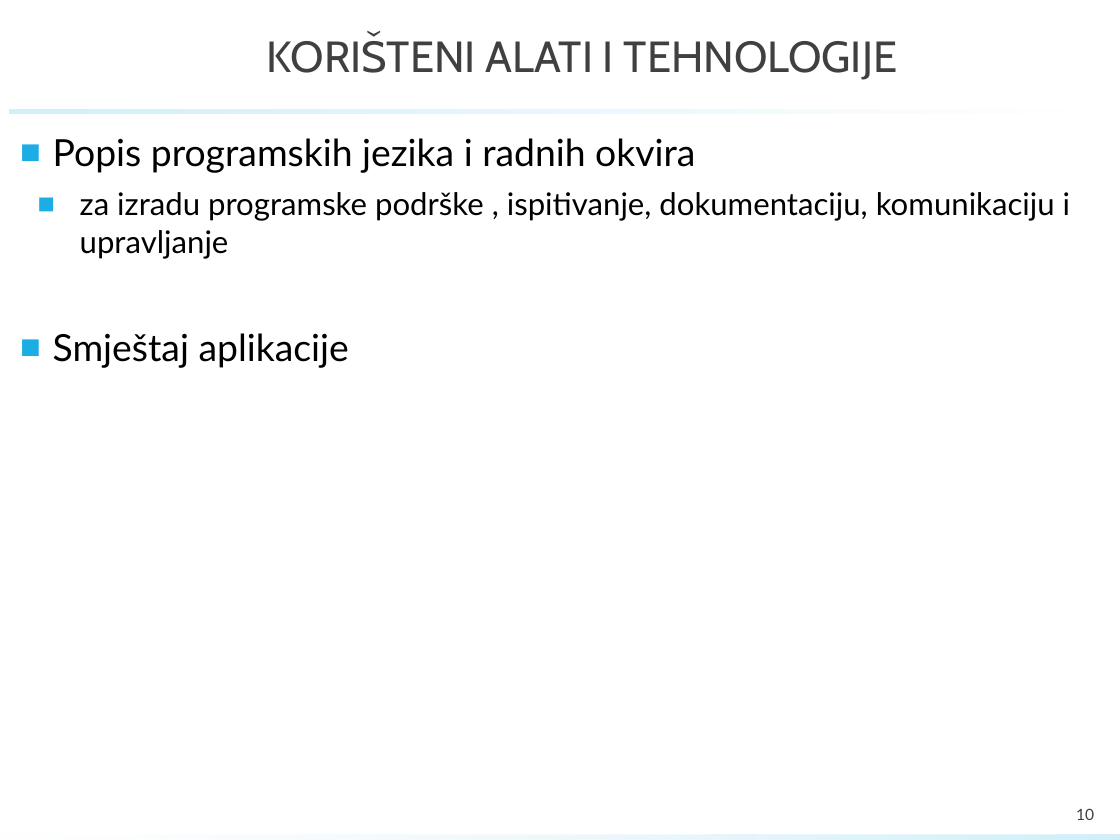
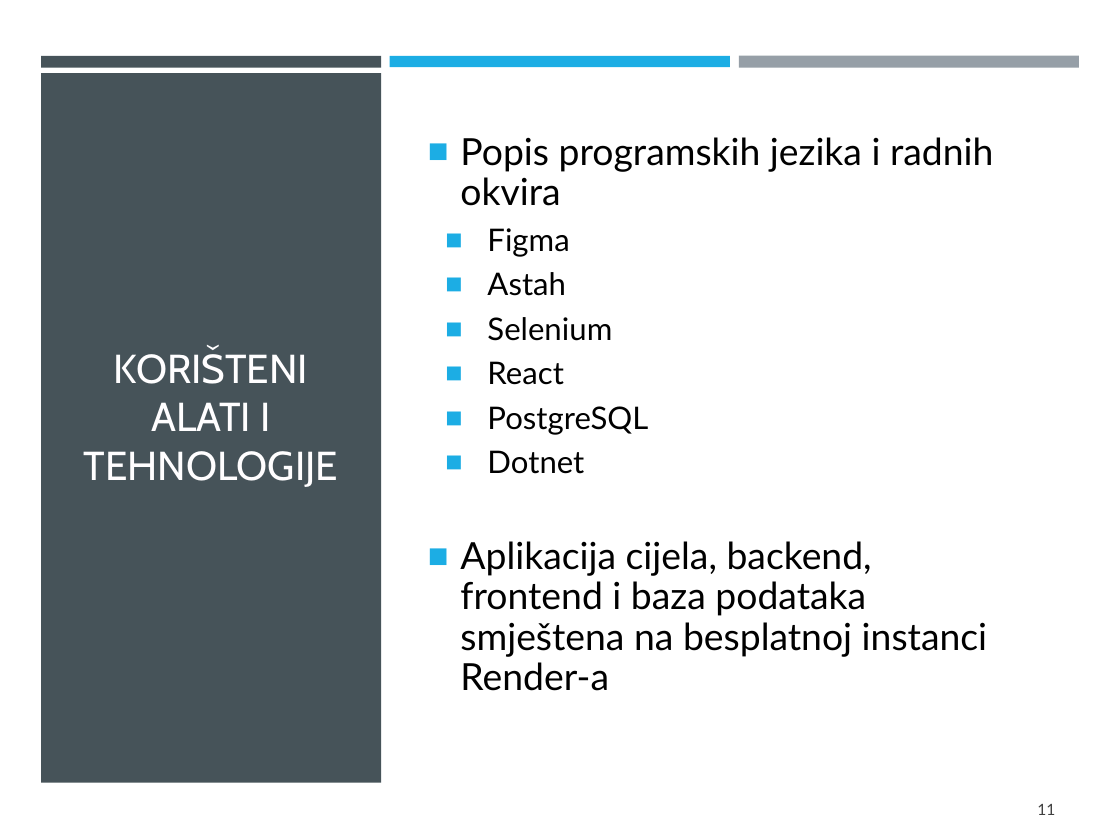
Before and after one commit to GolubIvan/Programsko-inzenjerstvo, a slide deck: slide 11 of PROINZ_TGxx.x_naziv_app.pptx (slide 10 before the commit). Drawn at 1120x840 pixels with LibreOffice and Linux fonts; fonts in the diff are those of the drawing; background and template pictures are left out. Boxes give left, top, right and bottom in pixels: in the first picture for what was removed or moved away, otherwise in the second. Text is boxed around its words. In the diff, an @@ line names an element or a change of style, - is before the commit and + after.

```diff
--- a/PROINZ_TGxx.x_naziv_app.pptx
+++ b/PROINZ_TGxx.x_naziv_app.pptx
@@ rectangle added at [0, 0, 1120, 840], fill #FFFFFF @@
@@ rectangle added at [41, 56, 382, 67], fill #465359 @@
@@ rectangle added at [390, 56, 730, 67], fill #1CADE4 @@
@@ rectangle added at [739, 56, 1080, 68], fill #969FA7 @@
@@ rectangle added at [41, 73, 382, 783], fill #465359 @@
@@ rectangle removed at [9, 109, 1111, 114] @@
@@ title "KORIŠTENI ALATI I TEHNOLOGIJE": place and size @@
-title "KORIŠTENI ALATI I TEHNOLOGIJE" at [267, 35, 897, 80]
+title "KORIŠTENI ALATI I TEHNOLOGIJE" at [84, 348, 338, 487]
@@ title "KORIŠTENI ALATI I TEHNOLOGIJE" at [84, 348, 338, 487]: size 28 to 26 pt, text colour #404040 to #FFFEFF @@
@@ text "Popis programskih jezika i radnih ...": place and size @@
-text "Popis programskih jezika i radnih ..." at [53, 138, 1070, 368]
+text "Popis programskih jezika i radnih ..." at [460, 137, 993, 691]
@@ text at [460, 137, 993, 206]: line spacing 1.1 to 0.9 @@
@@ text at [460, 228, 987, 691]: text changed; size 20 to 24 pt @@
-  ■ za izradu programske podrške , ispitivanje, dokumentaciju, komunikaciju i upravljanje
-■ Smještaj aplikacije
+  ■ Figma
+  ■ Astah
+  ■ Selenium
+  ■ React
+  ■ PostgreSQL
+  ■ Dotnet
+■ Aplikacija cijela, backend, frontend i baza podataka smještena na besplatnoj instanci Render-a
@@ page number at [1037, 804, 1055, 815]: text changed @@
-10
+11
```
Also in this commit, not shown: 5 other slides changed, 6 slides added, 4 slides removed.
